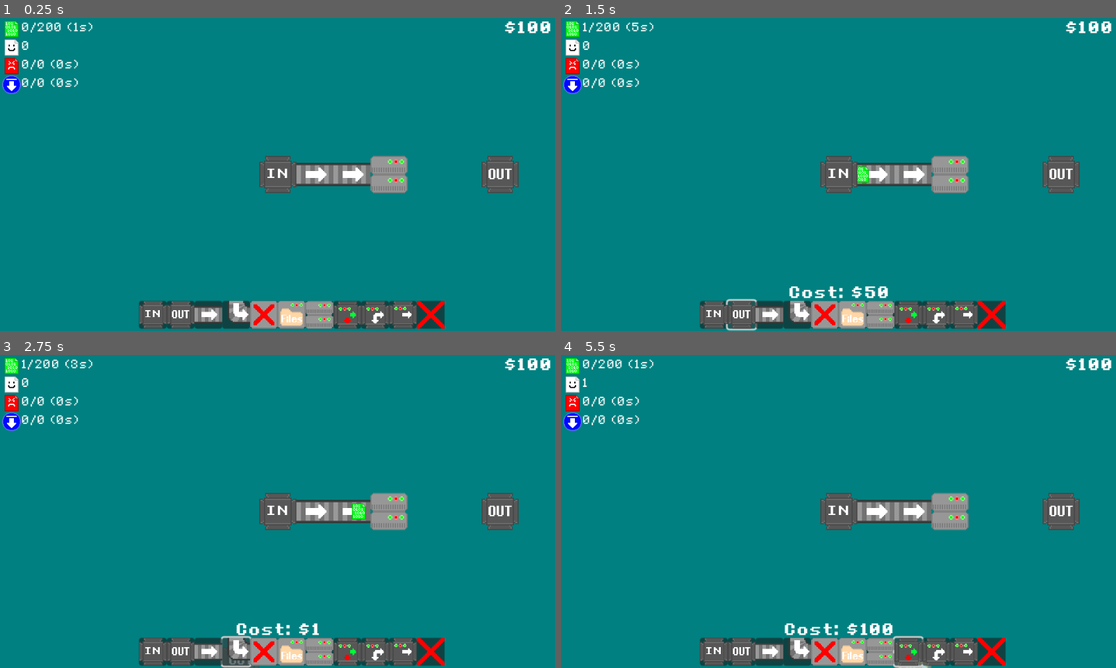
Above: before the commit, frames 1-4 (two rows, left to right).
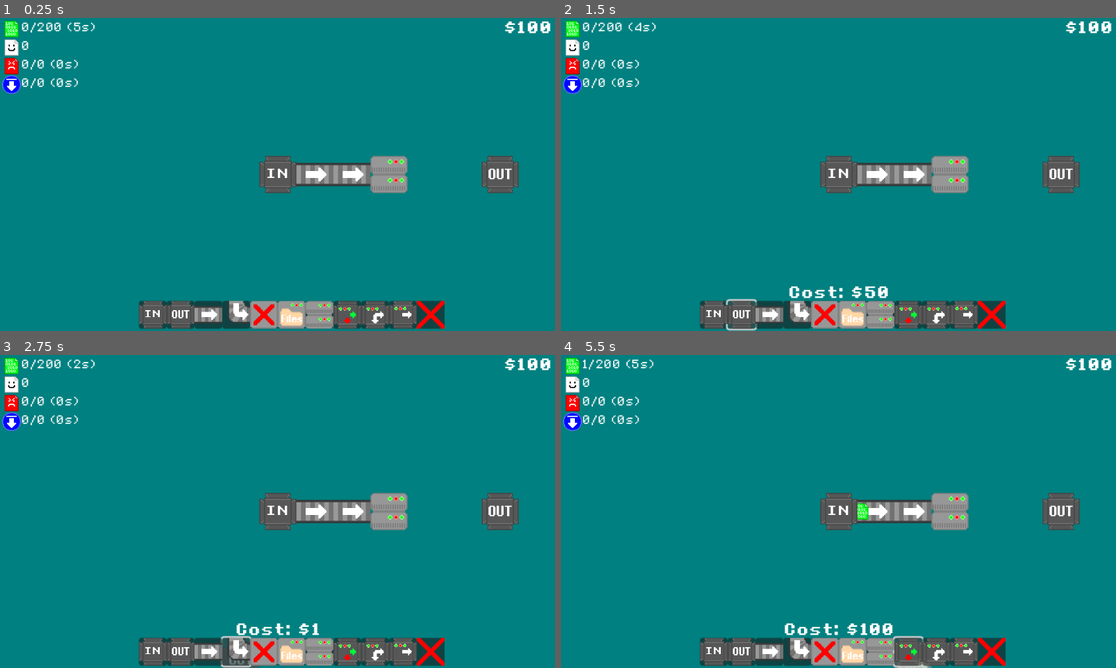
Above: after the commit, the same moments.

Repository: Birb-Games/gmtk-game-jam-2024
Game: Godot game, scene res://scenes/Root.tscn
Two runs of this game, one before a commit and one after it. Both use one fixed random seed, a clock stepped at 60 frames per second and the inputs below.
Inputs (mouse positions are in pixels of both pictures, inside the frame that each line leads up to):
- Up to frame 1 (0.25 s): no input
- Up to frame 2 (1.5 s): click (716, 315) at 0.5 s; click (744, 315) at 1.25 s
- Up to frame 3 (2.75 s): click (238, 652) at 2 s
- Up to frame 4 (5.5 s): click (771, 652) at 2.75 s; click (827, 652) at 3.5 s; click (855, 652) at 4.25 s; click (910, 652) at 5 s

The runs differ from the first frame. In frame 1, less than 0.1% of the frame differs, in the area x 13-18%, y 1-5%; in frame 2, 0.4%; in frame 3, 0.4%, in the area x 3-66%, y 1-53%; in frame 4, 0.3%.

Commit message:
added ability to pause the game and place objects

Diff:
--- a/project.godot
+++ b/project.godot
@@ -63,6 +63,11 @@
 "events": [Object(InputEventMouseButton,"resource_local_to_scene":false,"resource_name":"","device":-1,"window_id":0,"a …(256 unchanged characters)…
 ]
 }
+pause={
+"deadzone": 0.5,
+"events": [Object(InputEventKey,"resource_local_to_scene":false,"resource_name":"","device":-1,"window_id":0,"alt_pressed":false,"shift_pressed":false,"ctrl_pressed":false,"meta_pressed":false,"pressed":false,"keycode":0,"physical_keycode":32,"key_label":0,"unicode":32,"location":0,"echo":false,"script":null)
+]
+}
 
 [rendering]
 
--- a/scenes/Get.tscn
+++ b/scenes/Get.tscn
@@ -9,6 +9,7 @@
 radius = 18.0
 
 [node name="Get" type="Area2D" groups=["requests"]]
+process_mode = 1
 scale = Vector2(0.5, 0.5)
 script = ExtResource("1_f0h48")
 ret = ExtResource("2_l1ylg")
--- a/scenes/HUD.tscn
+++ b/scenes/HUD.tscn
@@ -237,6 +237,15 @@
 text = "Cost: $0"
 horizontal_alignment = 1
 
+[node name="Paused" type="Label" parent="."]
+offset_top = 5.0
+offset_right = 960.0
+offset_bottom = 30.0
+theme_override_fonts/font = ExtResource("2_1mr0q")
+theme_override_font_sizes/font_size = 32
+text = "Paused"
+horizontal_alignment = 1
+
 [connection signal="pressed" from="Inventory/InButton" to="." method="_on_in_button_pressed"]
 [connection signal="pressed" from="Inventory/OutButton" to="." method="_on_out_button_pressed"]
 [connection signal="pressed" from="Inventory/CornerBeltButton" to="." method="_on_corner_belt_button_pressed"]
--- a/scenes/Return.tscn
+++ b/scenes/Return.tscn
@@ -8,6 +8,7 @@
 radius = 18.0
 
 [node name="Return" type="Area2D" groups=["return"]]
+process_mode = 1
 scale = Vector2(0.5, 0.5)
 script = ExtResource("1_yw1gl")
 
--- a/scenes/Root.tscn
+++ b/scenes/Root.tscn
@@ -13,6 +13,7 @@
 shader_parameter/remove = false
 
 [node name="Root" type="Node2D"]
+process_mode = 3
 script = ExtResource("1_3r0vi")
 get_request = ExtResource("2_gmtlf")
 
--- a/scripts/hud.gd
+++ b/scripts/hud.gd
@@ -58,3 +58,8 @@
 		$Cost.text = "Cost: $" + str($/root/Root.tile_costs[selected])
 	else:
 		$Cost.text = ""
+
+	if get_tree().paused:
+		$Paused.text = "Paused"
+	else:
+		$Paused.text = ""
--- a/scripts/root.gd
+++ b/scripts/root.gd
@@ -23,7 +23,7 @@
 }
 
 var timers = {
-	"spawn_get": 1.0
+	"spawn_get": 5.0
 }
 
 var input_pipes = []
@@ -131,11 +131,15 @@
 
 # Called every frame. 'delta' is the elapsed time since the previous frame.
 func _process(delta: float) -> void:
-	update_timers(delta)
+	if !get_tree().paused:
+		update_timers(delta)
 	display_preview()
 	spawn()
 	$HUD.update_text()
 
+	if Input.is_action_just_pressed("pause"):
+		get_tree().paused = !get_tree().paused
+
 func add_coins(coinAmt):
 	coins += coinAmt
 	$HUD.publish_coins(coins)
